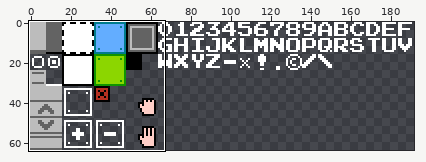
A sprite sheet gets an edit: res/textures/ui_elements.png. The first picture is a wide view before the edit; the outline marks the close-up.
Close-up. The starting point:
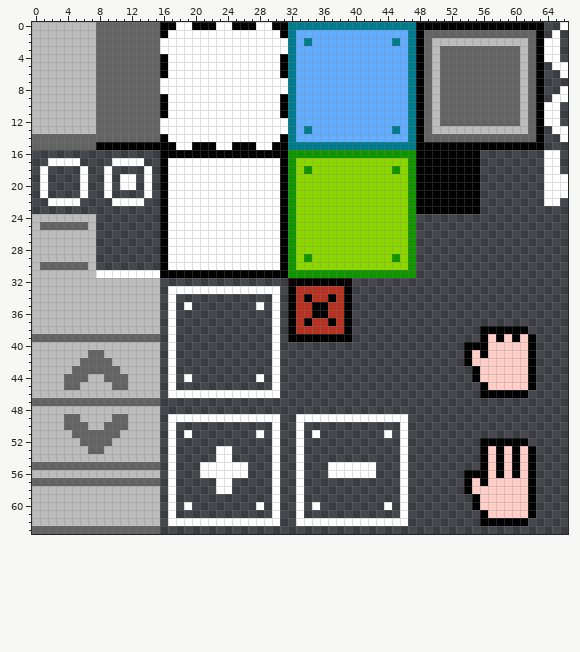
The file is 192x64 pixels. Colours within 5 levels of each other are drawn and written as one. Shown: x 0..66, y 0..63.
And afterwards:
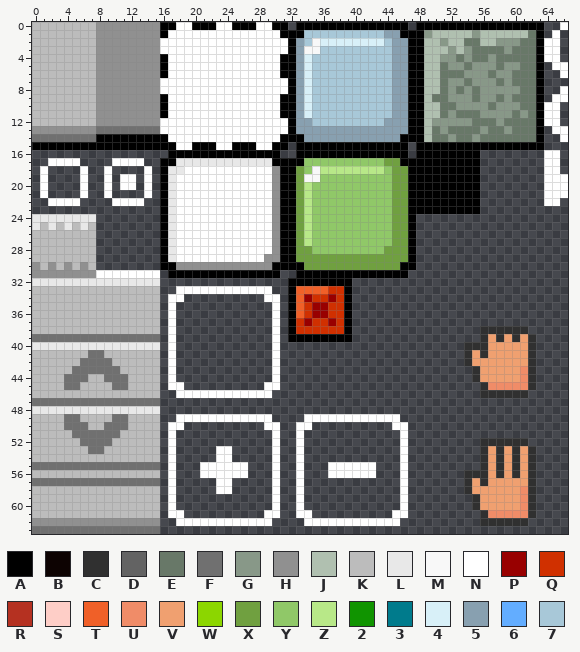
Palette (. is transparent): A #000000  B #0d0302  C #303030  D #636363  E #687868  F #707070  G #889888  H #909090  J #b0c0b0  K #bcbcbc  L #e8e8e8  M #f8f8f8  N #ffffff  P #980000  Q #d03000  R #b53121  S #fecec7  T #f06028  U #f08c68  V #f0a070  W #8cd600  X #70a040  Y #90c868  Z #b8e888  2 #109400  3 #007b8c  4 #d8f0f8  5 #88a0b0  6 #63adff  7 #a8c8d8
The exact change:
y 0: x 8..15 DDDDDDDD -> HHHHHHHH; x 32..47 3333333333333333 -> .AAAAAAAAAAAAAA.
y 1: x 8..15 DDDDDDDD -> HHHHHHHH; x 32..47 3666666666666663 -> AA777777777755AA; x 49..62 DDDDDDDDDDDDDD -> GJJJJJGJJJJJJE
y 2: x 8..15 DDDDDDDD -> HHHHHHHH; x 32..47 3636666666666363 -> A57M44444444755A; x 49..62 DKKKKKKKKKKKKD -> JJGJJEEJJGGGEE
y 3: x 8..15 DDDDDDDD -> HHHHHHHH; x 32..47 3666666666666663 -> A5MM77777777755A; x 49..62 DKDDDDDDDDDDKD -> JJJGJGEEEEGEEE
y 4: x 8..15 DDDDDDDD -> HHHHHHHH; x 32..47 3666666666666663 -> A54777777777755A; x 49..62 DKDDDDDDDDDDKD -> JJGGEGEEGEEEEE
y 5: x 8..15 DDDDDDDD -> HHHHHHHH; x 32..47 3666666666666663 -> A54777777777755A; x 49..62 DKDDDDDDDDDDKD -> JJEGGEGGGEGGEE
y 6: x 8..15 DDDDDDDD -> HHHHHHHH; x 32..47 3666666666666663 -> A54777777777755A; x 49..62 DKDDDDDDDDDDKD -> JJEEEGGGEGGEEE
y 7: x 8..15 DDDDDDDD -> HHHHHHHH; x 32..47 3666666666666663 -> A54777777777755A; x 49..62 DKDDDDDDDDDDKD -> JJEGGEGGGEGEEE
y 8: x 8..15 DDDDDDDD -> HHHHHHHH; x 32..47 3666666666666663 -> A54777777777755A; x 49..62 DKDDDDDDDDDDKD -> JJEGEGEGGGGGEE
y 9: x 8..15 DDDDDDDD -> HHHHHHHH; x 32..47 3666666666666663 -> A54777777777755A; x 49..62 DKDDDDDDDDDDKD -> JEEGGGEGGEGEEE
y 10: x 8..15 DDDDDDDD -> HHHHHHHH; x 32..47 3666666666666663 -> A54777777777755A; x 49..62 DKDDDDDDDDDDKD -> JJEEGGGGEGGGEE
y 11: x 8..15 DDDDDDDD -> HHHHHHHH; x 32..47 3666666666666663 -> A54777777777755A; x 49..62 DKDDDDDDDDDDKD -> JJEGEEEGGGGEGE
y 12: x 8..15 DDDDDDDD -> HHHHHHHH; x 32..47 3666666666666663 -> A55777777777555A; x 49..62 DKDDDDDDDDDDKD -> JGGGGGEEEGEEEE
y 13: x 0..15 KKKKKKKKDDDDDDDD -> HHHHHHHHFFFFFFFF; x 32..47 3636666666666363 -> A55555555555555A; x 49..62 DKKKKKKKKKKKKD -> JEGEEEEGEEGEEE
y 14: x 0..15 DDDDDDDDDDDDDDDD -> FFFFFFFFAAAAAAAA; x 32..47 3666666666666663 -> AA555555555555AA; x 49..62 DDDDDDDDDDDDDD -> JEEGEEGEEEEEEE
y 15: x 0..7 DDDDDDDD -> AAAAAAAA; x 32..47 3333333333333333 -> .AAAAAAAAAAAAAA.
y 16: x 16 A -> .; x 31..47 A2222222222222222 -> ..AAAAAAAAAAAAAA.
y 17: x 17..30 NNNNNNNNNNNNNN -> ALLLLLLLLLLLLA; x 32..47 2WWWWWWWWWWWWWW2 -> AAYYYYYYYYYYXXAA
y 18: x 17..18 NN -> LL; x 30 N -> H; x 32..47 2W2WWWWWWWWWW2W2 -> AXYMZZZZZZZZYXXA
y 19: x 17 N -> L; x 30 N -> H; x 32..47 2WWWWWWWWWWWWWW2 -> AXMMYYYYYYYYYXXA
y 20..23: x 17 N -> L; x 30 N -> H; x 32..47 2WWWWWWWWWWWWWW2 -> AXZYYYYYYYYYYXXA
y 24: x 0..7 KKKKKKKK -> LLLLLLLL; x 17 N -> L; x 30 N -> H; x 32..47 2WWWWWWWWWWWWWW2 -> AXZYYYYYYYYYYXXA
y 25: x 0..6 KDDDDDD -> LKLKLKL; x 17 N -> L; x 30 N -> H; x 32..47 2WWWWWWWWWWWWWW2 -> AXZYYYYYYYYYYXXA
y 26..27: x 17 N -> L; x 30 N -> H; x 32..47 2WWWWWWWWWWWWWW2 -> AXZYYYYYYYYYYXXA
y 28: x 17 N -> L; x 30 N -> H; x 32..47 2WWWWWWWWWWWWWW2 -> AXXYYYYYYYYYXXXA
y 29: x 17 N -> L; x 29..30 NN -> HH; x 32..47 2W2WWWWWWWWWW2W2 -> AXXXXXXXXXXXXXXA
y 30: x 0..6 KDDDDDD -> HKHKHKH; x 17..30 NNNNNNNNNNNNNN -> AHHHHHHHHHHHHA; x 32..47 2WWWWWWWWWWWWWW2 -> AAXXXXXXXXXXXXAA
y 31: x 0..7 KKKKKKKK -> HHHHHHHH; x 16 A -> .; x 31..47 A2222222222222222 -> ..AAAAAAAAAAAAAA.
y 32: x 0..15 KKKKKKKKKKKKKKKK -> LLLLLLLLLLLLLLLL; x 32 B -> A; x 39 B -> A
y 33: x 17 N -> .; x 30 N -> .; x 33..38 RRRRRR -> TTTTQQ
y 34: x 18 . -> N; x 29 . -> N; x 33..38 RARRAR -> TPQQPQ
y 35: x 19 N -> .; x 28 N -> .; x 33..38 RRAARR -> TQPPQQ
y 36: x 33..38 RRAARR -> TQPPQQ
y 37: x 33..38 RARRAR -> QPQQPQ
y 38: x 33..38 RRRRRR -> QQQQQQ; x 56..61 AAAAAA -> CCCCCC
y 39: x 0..15 DDDDDDDDDDDDDDDD -> FFFFFFFFFFFFFFFF; x 56..62 ASASASA -> CVCVCVC
y 40: x 0..15 KKKKKKKKKKKKKKKK -> LLLLLLLLLLLLLLLL; x 54..62 AAASSSSSA -> CCCVVVVVC
y 41: x 7..8 DD -> FF; x 54..62 ASASSSSSA -> CVCVVVVVC
y 42: x 6..9 DDDD -> FFFF; x 54..62 ASSSSSSSA -> CVVVVVVVC
y 43: x 5..10 DDDDDD -> FFFFFF; x 55..62 ASSSSSSA -> CVVVVVUC
y 44: x 4..6 DDD -> FFF; x 9..11 DDD -> FFF; x 19 N -> .; x 28 N -> .; x 55..62 ASSSSSSA -> CVVVVVUC
y 45: x 4..5 DD -> FF; x 10..11 DD -> FF; x 18 . -> N; x 29 . -> N; x 56..62 ASSSSSA -> CUUUUUC
y 46: x 17 N -> .; x 30 N -> .; x 56..61 AAAAAA -> CCCCCC
y 47: x 0..15 DDDDDDDDDDDDDDDD -> FFFFFFFFFFFFFFFF
y 48: x 0..15 KKKKKKKKKKKKKKKK -> LLLLLLLLLLLLLLLL
y 49: x 4..5 DD -> FF; x 10..11 DD -> FF; x 17 N -> .; x 30 N -> .; x 33 N -> .; x 46 N -> .
y 50: x 4..6 DDD -> FFF; x 9..11 DDD -> FFF; x 18 . -> N; x 29 . -> N; x 34 . -> N; x 45 . -> N
y 51: x 5..10 DDDDDD -> FFFFFF; x 19 N -> .; x 28 N -> .; x 35 N -> .; x 44 N -> .
y 52: x 6..9 DDDD -> FFFF; x 56..61 AAAAAA -> CCCCCC
y 53: x 7..8 DD -> FF; x 56..62 ASASASA -> CVCVCVC
y 54: x 56..62 ASASASA -> CVCVCVC
y 55: x 0..15 DDDDDDDDDDDDDDDD -> FFFFFFFFFFFFFFFF; x 56..62 ASASASA -> CVCVCVC
y 56: x 54..62 AAASASASA -> CCCVCVCVC
y 57: x 0..15 DDDDDDDDDDDDDDDD -> FFFFFFFFFFFFFFFF; x 54..62 ASASSSSSA -> CVCVVVVVC
y 58: x 54..62 ASSSSSSSA -> CVVVVVVUC
y 59: x 55..62 ASSSSSSA -> CVVVVVUC
y 60: x 19 N -> .; x 28 N -> .; x 35 N -> .; x 44 N -> .; x 55..62 ASSSSSSA -> CVVVVVUC
y 61: x 18 . -> N; x 29 . -> N; x 34 . -> N; x 45 . -> N; x 56..62 ASSSSSA -> CUUUUUC
y 62: x 0..15 KKKKKKKKKKKKKKKK -> HHHHHHHHHHHHHHHH; x 17 N -> .; x 30 N -> .; x 33 N -> .; x 46 N -> .; x 56..61 AAAAAA -> CCCCCC
y 63: x 0..15 DDDDDDDDDDDDDDDD -> FFFFFFFFFFFFFFFF
Boxes around the changes in both close-ups, in picture pixels (x1, y1, x2, y2):
changed: (32, 22, 536, 534)
